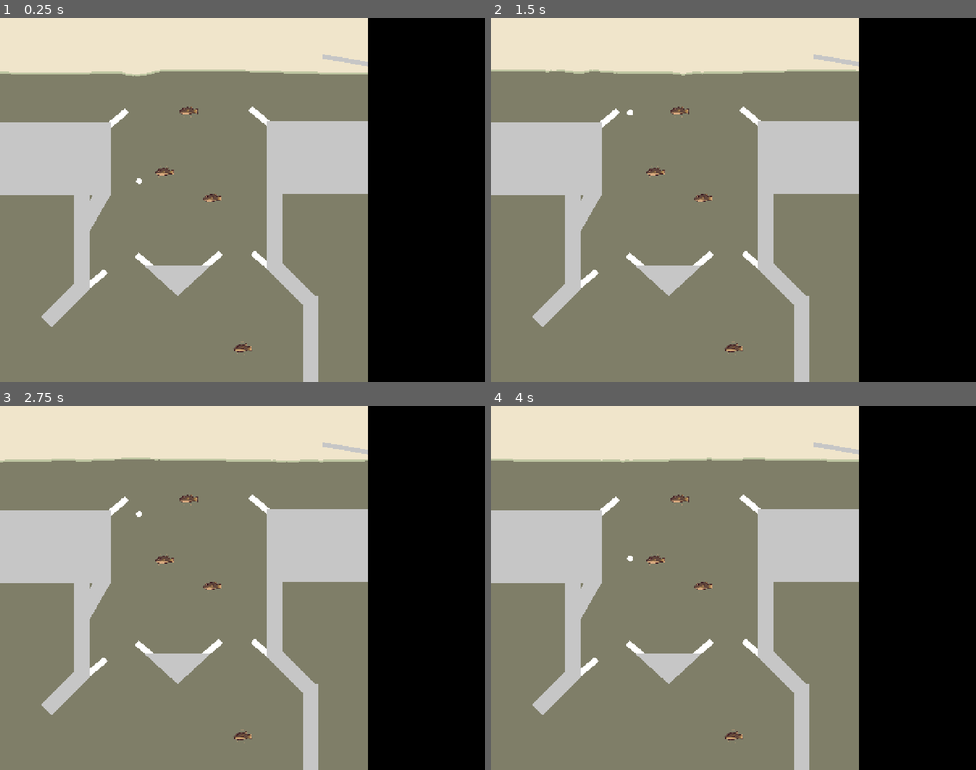
Above: before the commit, frames 1-4 (two rows, left to right).
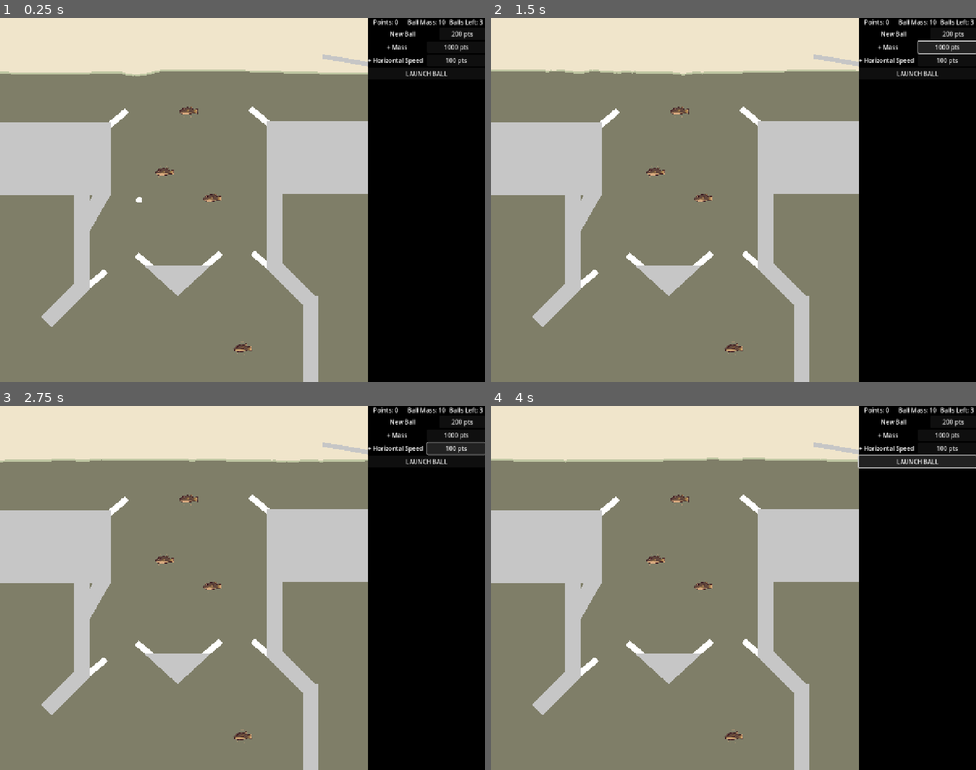
Above: after the commit, the same moments.

Repository: AlexSabetti/pinballgamedanglingpointers
Game: Godot game, scene res://Scenes/Levels/dev_level.tscn
The game is run twice, just before and just after one commit, with the same random seed, the same clock (stepped at 60 frames per second) and the same inputs.
Inputs (mouse positions are in pixels of both pictures, inside the frame that each line leads up to):
- Up to frame 1 (0.25 s): no input
- Up to frame 2 (1.5 s): click (951, 32) at 0.5 s, where only the run after the commit has a clickable "200 pts"; click (946, 47) at 1.25 s, where only the run after the commit has a clickable "1000 pts"
- Up to frame 3 (2.75 s): click (455, 449) at 2 s, where only the run after the commit has a clickable "100 pts"
- Up to frame 4 (4 s): click (917, 460) at 2.75 s, where only the run after the commit has a clickable "LAUNCH BALL"; click (917, 460) at 3.5 s, where only the run after the commit has a clickable "LAUNCH BALL"

The runs differ from the first frame. In frame 1, 0.7% of the frame differs, in the area x 28-100%, y 0-51%; in frame 2, 1.1%; in frame 3, 1.2%; in frame 4, 1.5%, in the area x 15-100%, y 0-43%.
Error after the commit: Parse Error: Could not parse global class "GameLogic" from "res://Scripts/GameLogic.gd". (res://Scripts/Global.gd:4)

Commit message:
shop additions

Diff:
--- a/Scenes/UI/ui_game.tscn
+++ b/Scenes/UI/ui_game.tscn
@@ -16,3 +16,73 @@
 
 [node name="VBoxContainer" type="VBoxContainer" parent="MarginContainer"]
 layout_mode = 2
+
+[node name="StatBox" type="HBoxContainer" parent="MarginContainer/VBoxContainer"]
+layout_mode = 2
+theme_override_constants/separation = 10
+
+[node name="PointLabel" type="Label" parent="MarginContainer/VBoxContainer/StatBox"]
+layout_mode = 2
+size_flags_horizontal = 3
+text = "Points: 0"
+horizontal_alignment = 1
+
+[node name="MassLabel" type="Label" parent="MarginContainer/VBoxContainer/StatBox"]
+layout_mode = 2
+size_flags_horizontal = 3
+text = "Ball Mass: 10"
+
+[node name="BallLabel" type="Label" parent="MarginContainer/VBoxContainer/StatBox"]
+layout_mode = 2
+size_flags_horizontal = 3
+text = "Balls Left: 3"
+
+[node name="BallBox" type="HBoxContainer" parent="MarginContainer/VBoxContainer"]
+layout_mode = 2
+alignment = 1
+
+[node name="Label" type="Label" parent="MarginContainer/VBoxContainer/BallBox"]
+layout_mode = 2
+size_flags_horizontal = 3
+text = "New Ball"
+horizontal_alignment = 1
+vertical_alignment = 1
+
+[node name="BallButton" type="Button" parent="MarginContainer/VBoxContainer/BallBox"]
+layout_mode = 2
+size_flags_horizontal = 3
+size_flags_stretch_ratio = 0.65
+text = "200 pts"
+
+[node name="MassBox" type="HBoxContainer" parent="MarginContainer/VBoxContainer"]
+layout_mode = 2
+
+[node name="Label" type="Label" parent="MarginContainer/VBoxContainer/MassBox"]
+layout_mode = 2
+size_flags_horizontal = 3
+text = "+ Mass"
+horizontal_alignment = 1
+vertical_alignment = 1
+
+[node name="MassButton" type="Button" parent="MarginContainer/VBoxContainer/MassBox"]
+layout_mode = 2
+size_flags_horizontal = 3
+text = "1000 pts"
+
+[node name="StrafeBox" type="HBoxContainer" parent="MarginContainer/VBoxContainer"]
+layout_mode = 2
+
+[node name="Label" type="Label" parent="MarginContainer/VBoxContainer/StrafeBox"]
+layout_mode = 2
+size_flags_horizontal = 3
+text = "+ Horizontal Speed"
+
+[node name="StrafeLabel" type="Button" parent="MarginContainer/VBoxContainer/StrafeBox"]
+layout_mode = 2
+size_flags_horizontal = 3
+text = "100 pts"
+
+[node name="LaunchButton" type="Button" parent="MarginContainer/VBoxContainer"]
+layout_mode = 2
+tooltip_text = "You can launch more than one ball, but you can't control them individually."
+text = "LAUNCH BALL"
--- a/Scripts/GameLogic.gd
+++ b/Scripts/GameLogic.gd
@@ -5,6 +5,8 @@
 
 var cur_points = 0
 @export var num_balls: int = 3
+
+@onready var game_ui: shopUI = $GameUI
 
 var current_ball_mass: float = 10.0
 var current_ball_radius: float = 8
@@ -40,22 +42,11 @@
 		#print("paddle right btn released")
 		signal_manager.emit_signal("right_paddle", false)
 
-
-# updates the current points by the given amount
-func update_points(points: int):
-	cur_points += points
-
-func redeem_points(points: int):
-	if cur_points >= points:
-		cur_points -= points
-		return true
-	else:
-		return false
-
 func _on_ball_lost():
 	num_balls -= 1
-	if num_balls <= 0:
+	if num_balls <= 0 and shopUI.cur_points < 200:
 		print("Game Over")
+		# end game here
 	else:
 		var main_node = get_tree().get_root().get_node("Main/Balls")
 		var ball_scene = load("res://Scenes/Ball.tscn")
@@ -72,11 +63,4 @@
 func _on_radius_update(radius: float):
 	current_ball_radius = radius
 
-# tries to purchases a ball
-func _on_ball_purchase():
-	if redeem_points(100):
-		num_balls += 1
-		print("ball +1")
-	else:
-		print("Not enough points")
-		# Either put a pop-up or a sound effect
+func launch_ball():
--- /dev/null
+++ b/Scripts/shopUI.gd
@@ -0,0 +1,75 @@
+class_name shopUI
+extends Control
+
+var signal_manager: SigBus = Manager
+
+@onready var ball_mass_label: Label = $MarginContainer/VBoxContainer/StatBox/MassLabel
+@onready var points_label: Label = $MarginContainer/VBoxContainer/StatBox/PointLabel
+@onready var balls_left_label: Label = $MarginContainer/VBoxContainer/StatBox/BallLabel
+@onready var new_ball_button: Button = $MarginContainer/VBoxContainer/BallBox/BallButton
+@onready var mass_button: Button = $MarginContainer/VBoxContainer/MassBox/MassButton
+@onready var strafe_button: Button = $MarginContainer/VBoxContainer/StrafeBox/StrafeButton
+
+@export var ball_mass_cost: int = 1000
+@export var ball_cost: int = 200
+@export var strafe_cost: int = 300
+
+@export var ball_strafe_increase: float = 0.1
+@export var mass_increase: int = 10
+
+@export var ball_mass_cost_increase_percentage: float = 1.5
+@export var ball_cost_increase_percentage: float = 2.5
+@export var ball_strafe_increase_percentage: float = 1.1
+
+
+var cur_points = 0
+
+func redeem_points(points: int):
+	if cur_points >= points:
+		cur_points -= points
+		points_label.text = "Points: " + str(cur_points)
+		return true
+	else:
+		return false
+
+# tries to purchases a ball
+func _on_ball_purchase():
+	if redeem_points(ball_cost):
+		Global.gameLogic.num_balls += 1
+		balls_left_label.text = "Balls Left: " + str(Global.gameLogic.num_balls)
+		ball_cost = int(ball_cost * ball_cost_increase_percentage)
+		new_ball_button.text = str(ball_cost) + " pts"
+		print("ball +1")
+	else:
+		print("Not enough points")
+		# Either put a pop-up or a sound effect
+
+func _on_mass_purchase():
+	if redeem_points(ball_mass_cost):
+		Global.gameLogic.current_ball_mass += mass_increase
+		ball_mass_cost = int(ball_mass_cost * ball_mass_cost_increase_percentage)
+		mass_button.text = str(ball_mass_cost) + " pts"
+
+		ball_mass_label.text = "Ball Mass: " + str(Global.gameLogic.current_ball_mass)
+	else:
+		print("Not enough points")
+		# Either put a pop-up or a sound effect
+
+func _on_strafe_purchase():
+	if redeem_points(ball_mass_cost):
+		Global.gameLogic.cur_strafe_mod += ball_strafe_increase
+		strafe_cost = int(strafe_cost * ball_strafe_increase_percentage)
+		strafe_button.text = str(int(strafe_cost * ball_strafe_increase_percentage)) + " pts"
+	else:
+		print("Not enough points")
+		# Either put a pop-up or a sound effect
+
+func _on_launch_ball():
+	if Global.gameLogic.num_balls > 0:
+		Global.gameLogic.num_balls -= 1
+		balls_left_label.text = "Balls Left: " + str(Global.gameLogic.num_balls)
+		print("Ball launched")
+		Global.gameLogic.launch_ball()
+	else:
+		print("No balls left")
+		# Either put a pop-up or a sound effect
